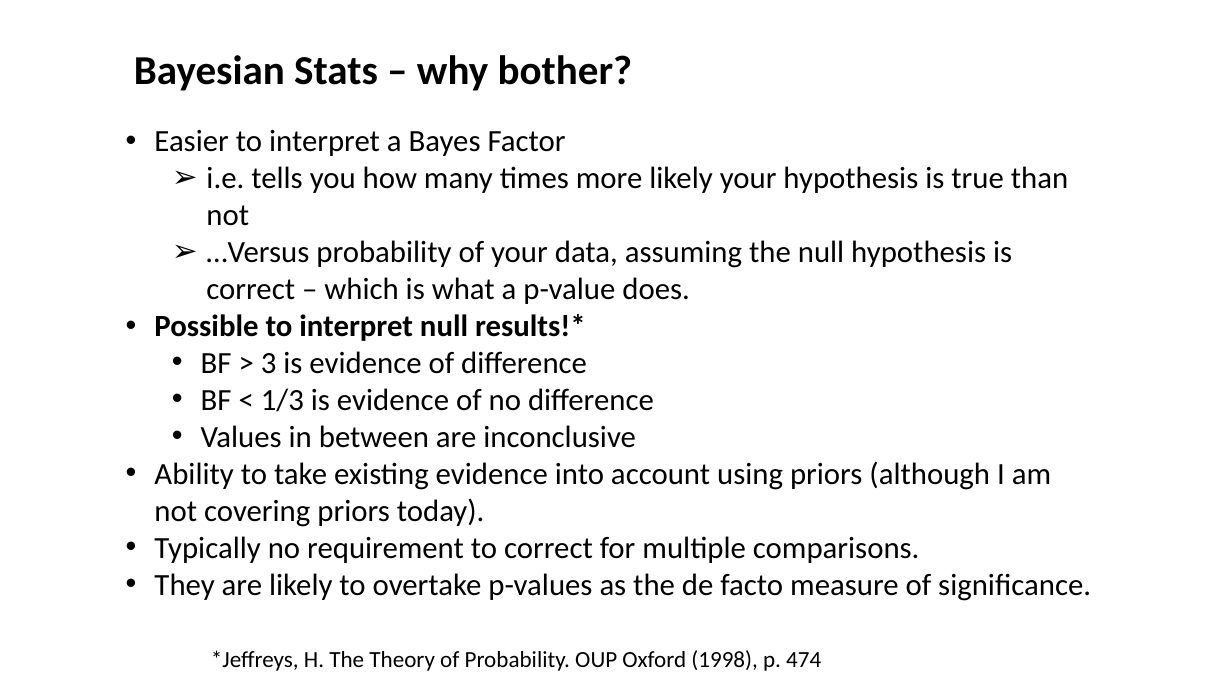
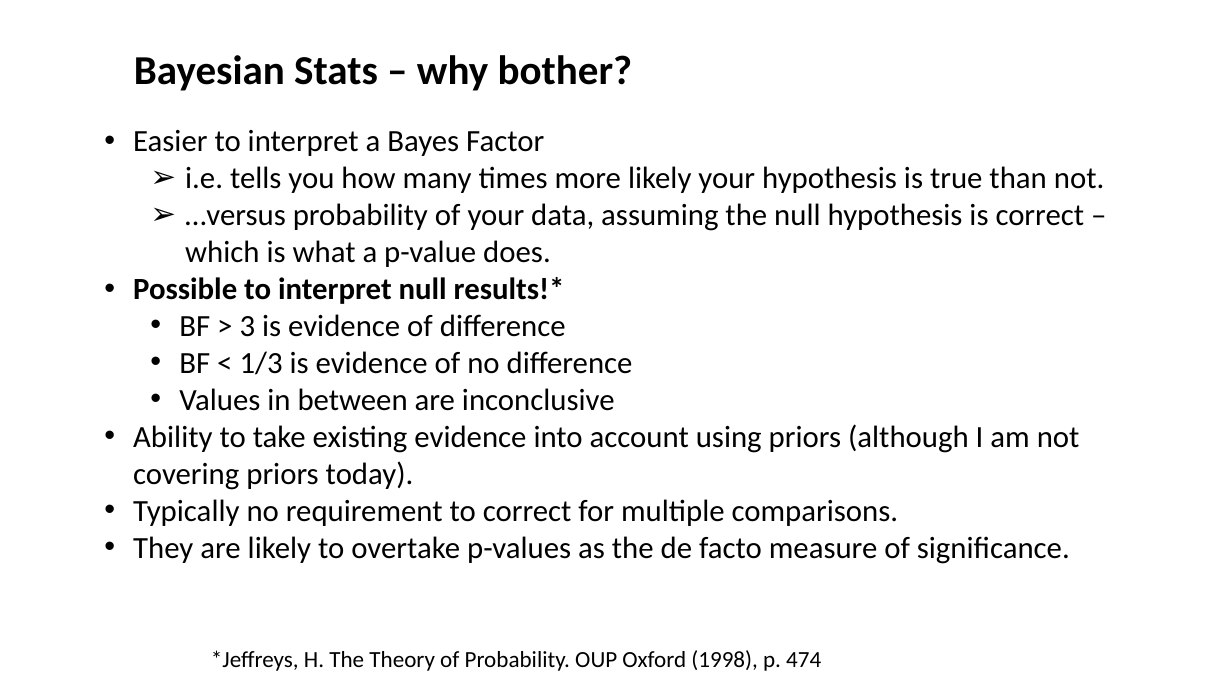
Before and after one commit to sspicer/codingclub_bayes, a slide deck: slide 1 of Bayes.pptx. Drawn at 1232x693 pixels with LibreOffice and Linux fonts; fonts in the diff are those of the drawing. Boxes give left, top, right and bottom in pixels: in the first picture for what was removed or moved away, otherwise in the second. Text is boxed around its words. In the diff, an @@ line names an element or a change of style, - is before the commit and + after.

Commit message:
Edited ppt

```diff
--- a/Bayes.pptx
+++ b/Bayes.pptx
@@ text "Easier to interpret a Bayes ...": place and size @@
-text "Easier to interpret a Bayes ..." at <box>154,130,1091,601</box>
+text "Easier to interpret a Bayes ..." at <box>133,130,1104,564</box>
@@ text at <box>185,166,1104,267</box>: text changed @@
-  ➢ i.e. tells you how many times more likely your hypothesis is true than not
-  ➢ …Versus probability of your data, assuming the null hypothesis is correct – which is what a p-value does.
+  ➢ i.e. tells you how many times more likely your hypothesis is true than not.
+  ➢ …versus probability of your data, assuming the null hypothesis is correct – which is what a p-value does.
```
